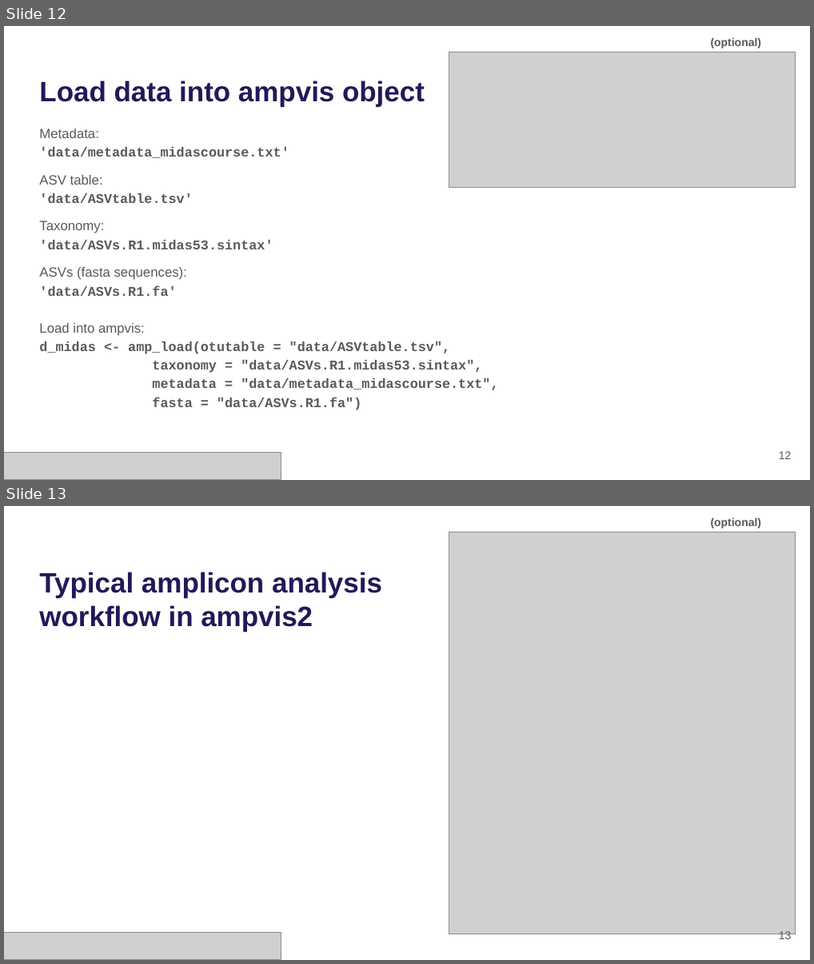
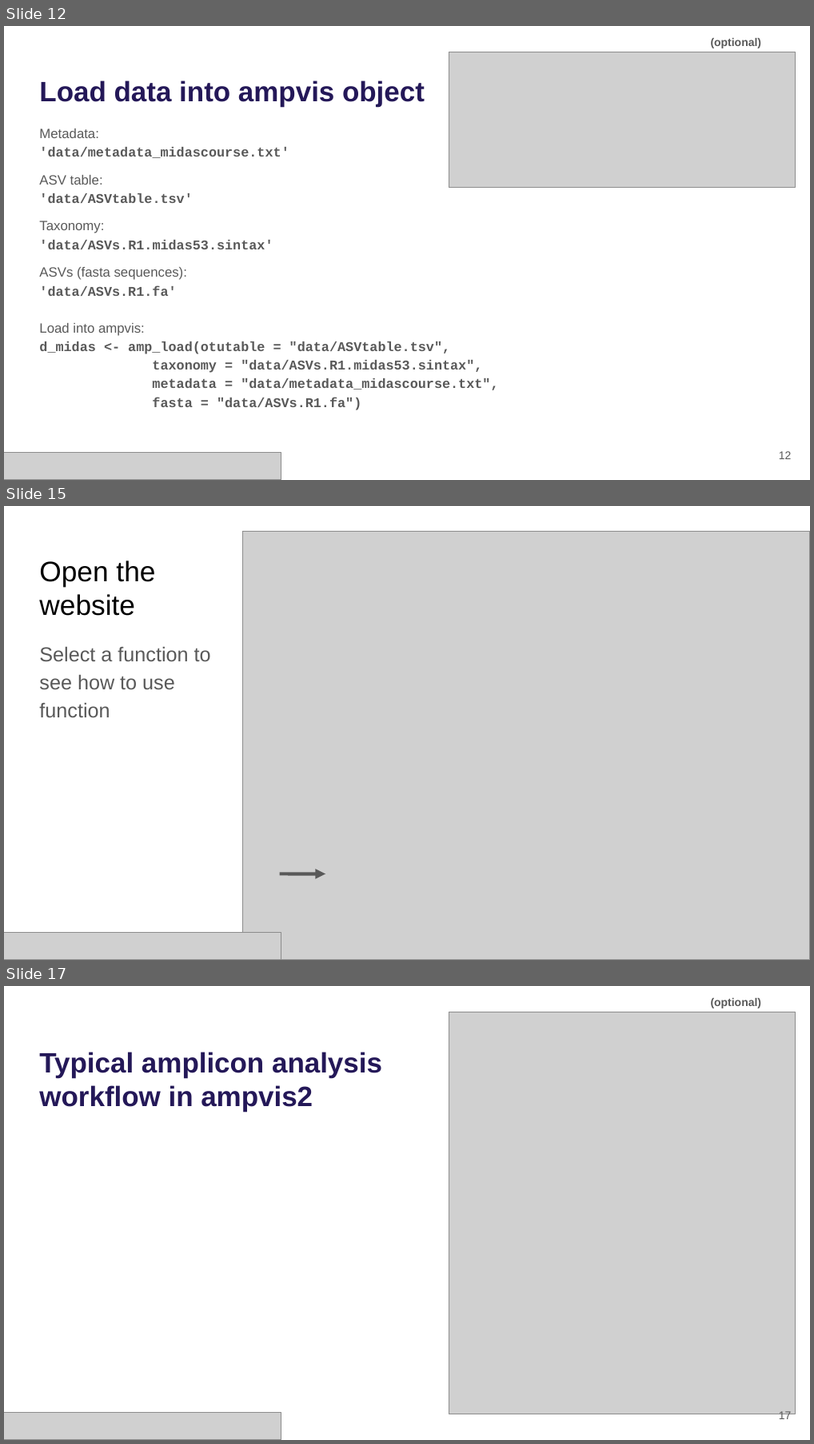
Before and after one commit to mpeces/MiDAS_course_2025, a slide deck: presentations/Hands-on_Setup.pptx. Shown one above the other, each under a label of ours: slides 12 and 13 before the commit, slides 12, 15 and 17 after it; the slides between them are not shown. The pictures are 814x964 and 814x1444 pixels, drawn with LibreOffice and Linux fonts; fonts in the diff are those of the drawing; grey boxes stand for pictures. Boxes give left, top, right and bottom in pixels: in the first picture for what was removed or moved away, otherwise in the second. Text is boxed around its words. In the diff, an @@ line names an element or a change of style, - is before the commit and + after.

```diff
--- a/presentations/Hands-on_Setup.pptx
+++ b/presentations/Hands-on_Setup.pptx
@@ slide 15 added at [4,506,810,960], background #FFFFFF @@
@@ picture added at [242,531,810,959] @@
@@ title added at [39,560,155,616], 25.2 pt, text #000000 @@
+Open the website
@@ text added at [39,646,211,717], 18 pt, text #595959 @@
+Select a function to see how to use function
@@ arrow added from (280, 874) to (326, 874), #595959 3 pt @@
@@ picture added at [4,932,282,959] @@
@@ what was slide 13 is now slide 17 @@
@@ page number at [779,1410,792,1419]: text changed @@
-13
+17
```
Also in this commit, not shown: 1 slide changed, 3 other slides added.
